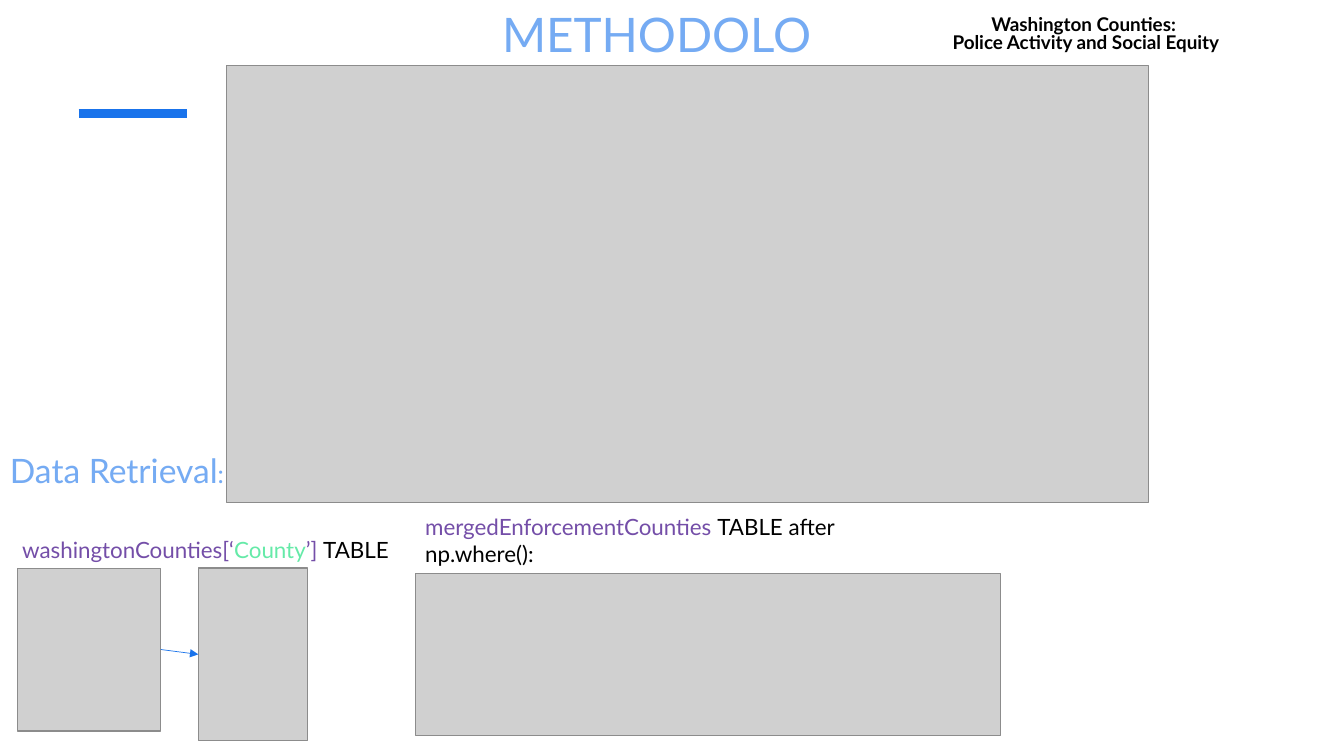
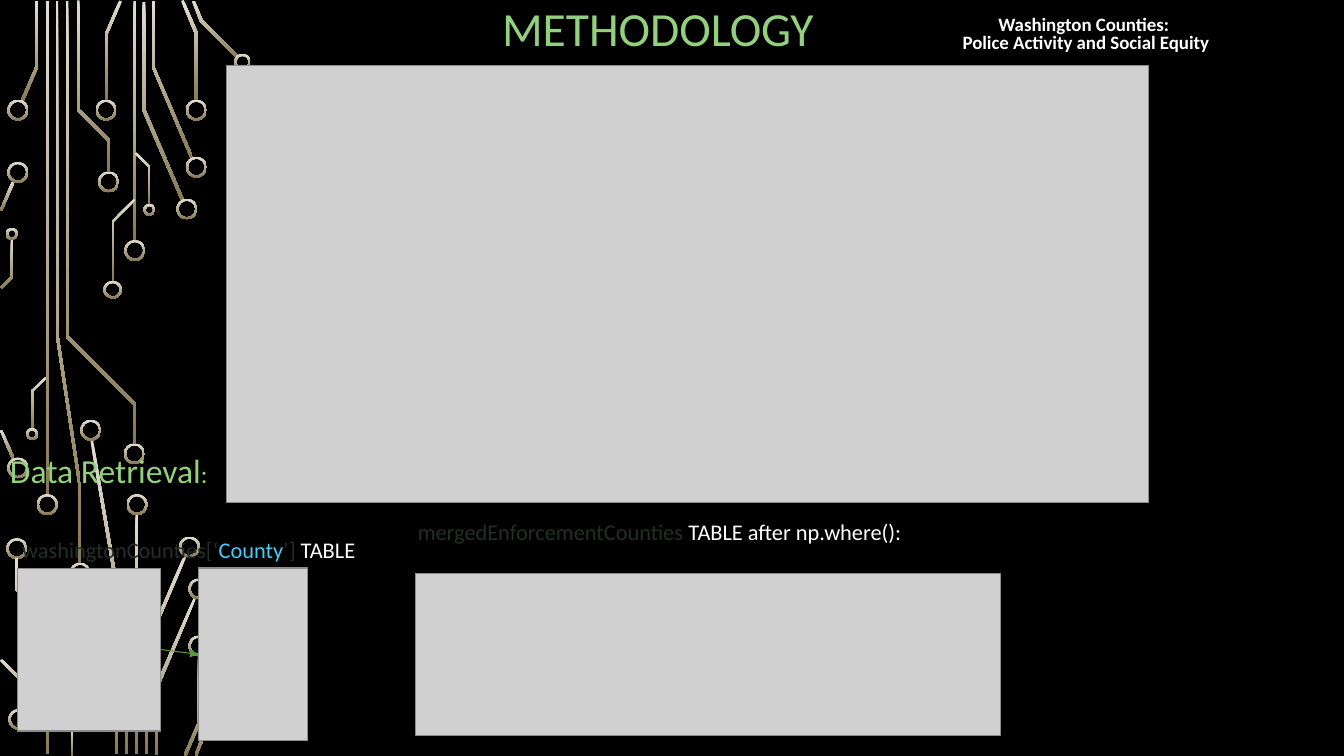
Before and after one commit to nood-leog/CS445-Group, a slide deck: slide 26 of Final Presentation Slides.pptx (slide 11 before the commit). Drawn at 1344x756 pixels with LibreOffice and Linux fonts; fonts in the diff are those of the drawing; grey boxes stand for pictures; background and template pictures are left out. Boxes give left, top, right and bottom in pixels: in the first picture for what was removed or moved away, otherwise in the second. Text is boxed around its words. In the diff, an @@ line names an element or a change of style, - is before the commit and + after.

```diff
--- a/Final Presentation Slides.pptx
+++ b/Final Presentation Slides.pptx
@@ background #FFFFFF to picture (left out) @@
@@ title "METHODOLOGY" at (502,15,814,47): font Lato to Calibri, text colour #75ABF3 to #93D07D; line spacing 1 to 0.9 @@
@@ text "Washington Counties:" at (963,17,1209,52): font Lato to Calibri, text colour #000000 to #FFFFFF @@
@@ line removed from (79, 114) to (187, 114) @@
@@ text "Data Retrieval:" at (10,455,201,491): font Lato to Calibri, text colour #75ABF3 to #93D07D @@
@@ text "washingtonCounties[‘County’] TABLE" at (22,539,355,564): font Lato to Calibri; text colour #744EA8 to #223028, text colour #65EAA8 to #46CCF6 in "washingtonCounties[‘County’]"; text colour #000000 to #FFFFFF in "TABLE" @@
@@ text "mergedEnforcementCounties TABLE after np.where():": place and size @@
-text "mergedEnforcementCounties TABLE after np.where():" at (425,518,835,566)
+text "mergedEnforcementCounties TABLE after np.where():" at (418,524,901,544)
@@ text "mergedEnforcementCounties TABLE after np.where():" at (418,524,901,544): font Lato to Calibri; text colour #744EA8 to #223028 in "mergedEnforcementCounties"; text colour #000000 to #FFFFFF in "TABLE after np.where():" @@
@@ group added at (0,0,252,756): 47 freeform shapes, 4 rectangles @@
@@ arrow (161, 649) - (199, 654): stroke #1973EB 0.5 pt to #549E39 0.75 pt @@
```
Also in this commit, not shown: 21 other slides changed, 16 slides added.
